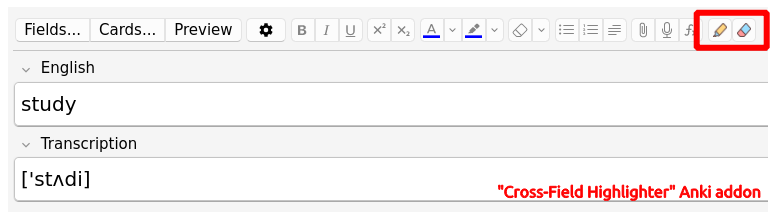
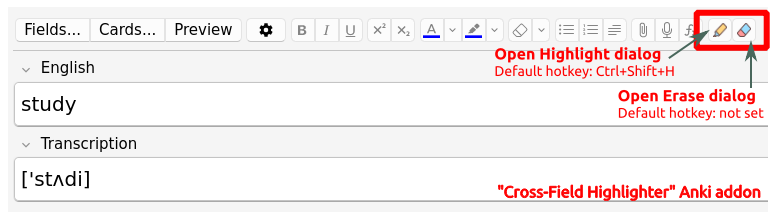
Two versions of the same layered image (776 × 216). Layer-by-layer changes:
painted on "Paint Layer 3 (pasted)" over [495, 29, 764, 121]
